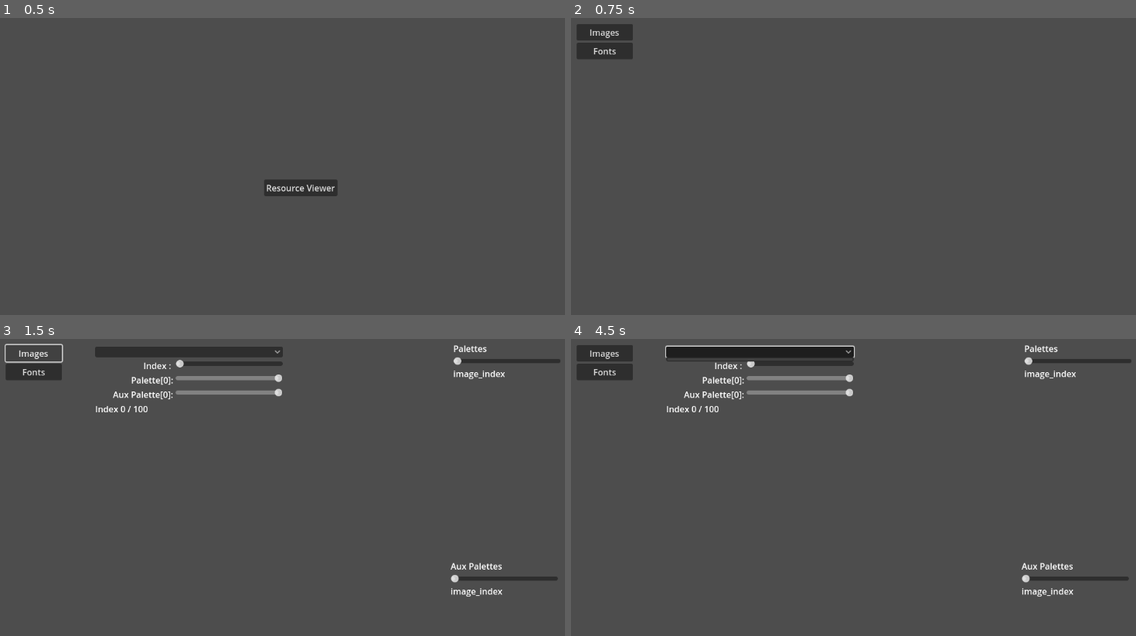
Above: before the commit, frames 1-4 (two rows, left to right).
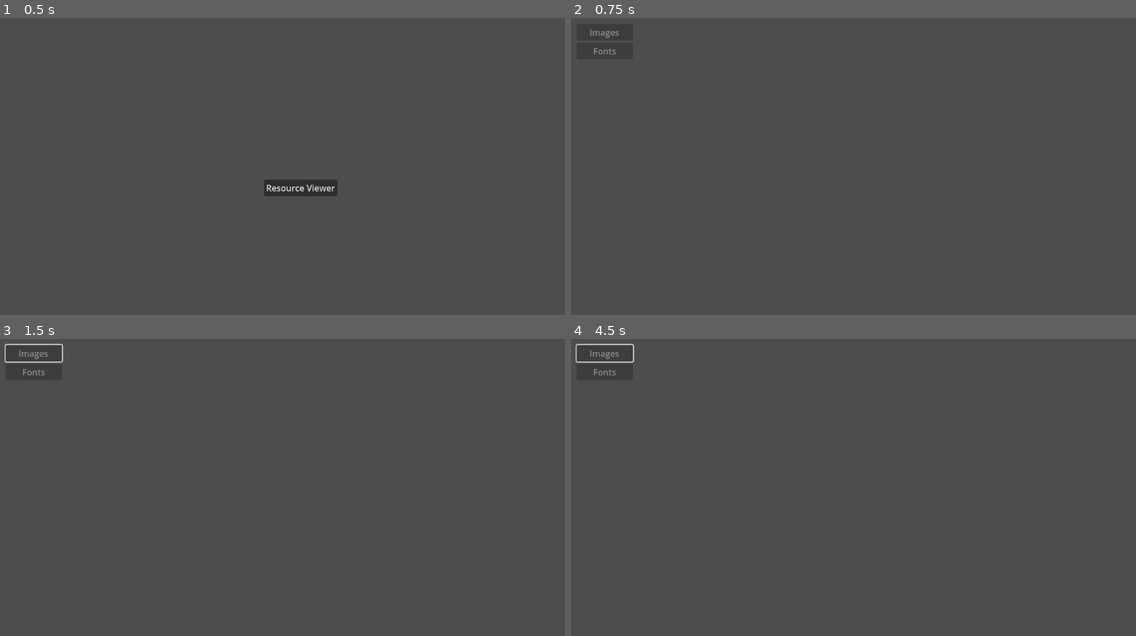
Above: after the commit, the same moments.

Repository: jastadj/uwgodot3
Game: Godot game, scene res://scenes/startup/startup.tscn
The game is run twice, just before and just after one commit, with the same random seed, the same clock (stepped at 60 frames per second) and the same inputs.
Inputs (mouse positions are in pixels of both pictures, inside the frame that each line leads up to):
- Up to frame 1 (0.5 s): no input
- Up to frame 2 (0.75 s): click "Resource Viewer" at 0.5 s
- Up to frame 3 (1.5 s): click (33, 353) at 1.25 s, where only the run before the commit has a clickable "Images"
- Up to frame 4 (4.5 s): click (604, 371) at 2 s, where only the run before the commit has a clickable "Fonts"; click (661, 350) at 2.77 s; click (604, 353) at 3.5 s, where only the run before the commit has a clickable "Images"; click (757, 350) at 4.27 s

Frame 1 is identical in both runs. In frame 2, less than 0.1% of the frame differs, in the area x 3-9%, y 3-13%; in frame 3, 3.5%; in frame 4, 4.0%, in the area x 0-100%, y 1-87%.
Error before the commit: Invalid access to property or key 'images' on a base object of type 'Dictionary'. (res://scenes/debug/resource_viewers/components/images.gd:24)
Error after the commit: Invalid access to property or key 'images' on a base object of type 'Dictionary'. (res://scenes/debug/resource_viewers/components/images.gd:99)

Commit message:
fix font import

Diff:
--- a/resource_loaders/fonts.gd
+++ b/resource_loaders/fonts.gd
@@ -1,4 +1,4 @@
-static func load_font_file(filename:String):
+static func load_font_file(filename:String, use_max_width:bool = false):
 	var tfile = FileAccess.open(filename, FileAccess.READ)
 
 	if(tfile == null):
@@ -23,15 +23,21 @@
 		for row in range(0, font_height_px):
 			var rowbits = 0
 			for b in range(0, row_bytes):
-				rowbits = rowbits | (tfile.get_8() << (b*8) )
+				rowbits = rowbits | (tfile.get_8() << ((row_bytes-1-b)*8) )
 			rowdata.append(rowbits)
 		char_width_px = tfile.get_8()
+		#if(use_max_width): char_width_px = row_bytes*8
 		newchar = {"width":char_width_px, "char":[]}
 
 		# resize font rows
 		for k in range(0, rowdata.size()):
 			rowdata[k] = rowdata[k] >> ((row_bytes*8) - char_width_px)
 		newchar["char"] = rowdata
+		#debug
+		if(i == 0x41 && use_max_width ):
+			print(newchar)
+			var stophere = true
+
 		chars.append(newchar)
 
 	new_font["data"] = chars
--- a/resource_loaders/manifest.gd
+++ b/resource_loaders/manifest.gd
@@ -4,7 +4,7 @@
 
 func load_manifest_file(uw_data:Dictionary, manifest_filename:String, data_path_str:String):
 
-	var MANIFEST_HEADER = PackedStringArray(["Filename","Type","Base","Name", "Palette"])
+	var MANIFEST_HEADER = PackedStringArray(["Filename","Type","Base","Name", "Palette", "Font Max Width"])
 	var manifest_entries = []
 	var line_counter = 0
 	var data_path = DirAccess.open(data_path_str)
@@ -65,6 +65,7 @@
 		var base = entry[2]
 		var keyname = entry[3]
 		var palette = entry[4]
+		var font_max_width = entry[5]
 
 		emit_signal("loading", [filename,entryi, manifest_entries.size()])
 
@@ -90,6 +91,9 @@
 		# If Name Key does not exist, create it.
 		if(!uw_data[base].has(keyname)): uw_data[base][keyname] = []
 
+		# Convert font max width to bool
+		font_max_width = (font_max_width != "")
+
 		# Load the resource type.
 		var result
 		match(RESOURCE_TYPES.get(type)):
@@ -104,7 +108,7 @@
 			RESOURCE_TYPES.BITMAP:
 				result = graphics_loader.load_bitmap_file(filepath, palette)
 			RESOURCE_TYPES.FONT:
-				result = font_loader.load_font_file(filepath)
+				result = font_loader.load_font_file(filepath, font_max_width)
 			_:
 				printerr("Error loading manifest, unhandled resource type ", type)
 				tfile.close()
--- a/scenes/debug/resource_viewer.gd
+++ b/scenes/debug/resource_viewer.gd
@@ -11,6 +11,13 @@
 func _ready():
 	button_images.connect("pressed", Callable(select_viewer).bind(image_viewer) )
 	button_fonts.connect("pressed", Callable(select_viewer).bind(font_viewer) )
+
+	if(!System.cur_data["raws"].has("palettes")):
+		button_images.disabled = true
+	if(!System.cur_data["raws"].has("fonts")):
+		button_fonts.disabled = true
+
+
 	hide_all_viewers()
 
 func select_viewer(viewer):
--- a/scenes/debug/resource_viewers/components/aux_palettes.gd
+++ b/scenes/debug/resource_viewers/components/aux_palettes.gd
@@ -11,6 +11,10 @@
 @onready var cursor_info = $aux_palettes_container/lbl_cursor_info
 
 func _init_palettes():
+
+	if(!System.cur_data["raws"].has("palettes")):
+		visible = false
+		return
 
 	_clear_palette()
 	aux_palettes = []
--- a/scenes/debug/resource_viewers/components/images.gd
+++ b/scenes/debug/resource_viewers/components/images.gd
@@ -18,6 +18,10 @@
 var image_set
 
 func _ready():
+
+	if(!System.cur_data["raws"].has("images") or !System.cur_data["raws"].has("palettes")):
+		visible = false
+		return
 
 	# build image list
 	var images_list = []
--- a/scenes/debug/resource_viewers/components/palettes.gd
+++ b/scenes/debug/resource_viewers/components/palettes.gd
@@ -10,6 +10,10 @@
 @onready var cursor_info = $palettecontainer/lbl_cursor_info
 
 func _ready():
+
+	if(!System.cur_data["raws"].has("palettes")):
+		visible = false
+		return
 
 	# generate palettes
 	for palette in System.cur_data["raws"]["palettes"]["main"]:
--- a/scenes/debug/resource_viewers/font_viewer.gd
+++ b/scenes/debug/resource_viewers/font_viewer.gd
@@ -8,6 +8,7 @@
 func _ready():
 
 	var fontnames = []
+	if(!System.cur_data["raws"].has("fonts")): return
 	for fontname in System.cur_data["raws"]["fonts"].keys():
 		fontnames.append(fontname)
 	fontnames.sort()
--- a/system/manifests/uw1_manifest.csv
+++ b/system/manifests/uw1_manifest.csv
@@ -37,3 +37,8 @@
 WEAPONS.GR,graphic,images,weapons,
 WIN1.BYT,bitmap,images,endgame1,7
 WIN2.BYT,bitmap,images,endgame2,7
+FONT4X5P.SYS,font,fonts,font4x5p,
+FONT5X6I.SYS,font,fonts,font5x6i,
+FONT5X6P.SYS,font,fonts,font5x6p,
+FONTCHAR.SYS,font,fonts,fontchar,
+FONTBIG.SYS,font,fonts,fontbig,
Not shown, changed: .gitignore
